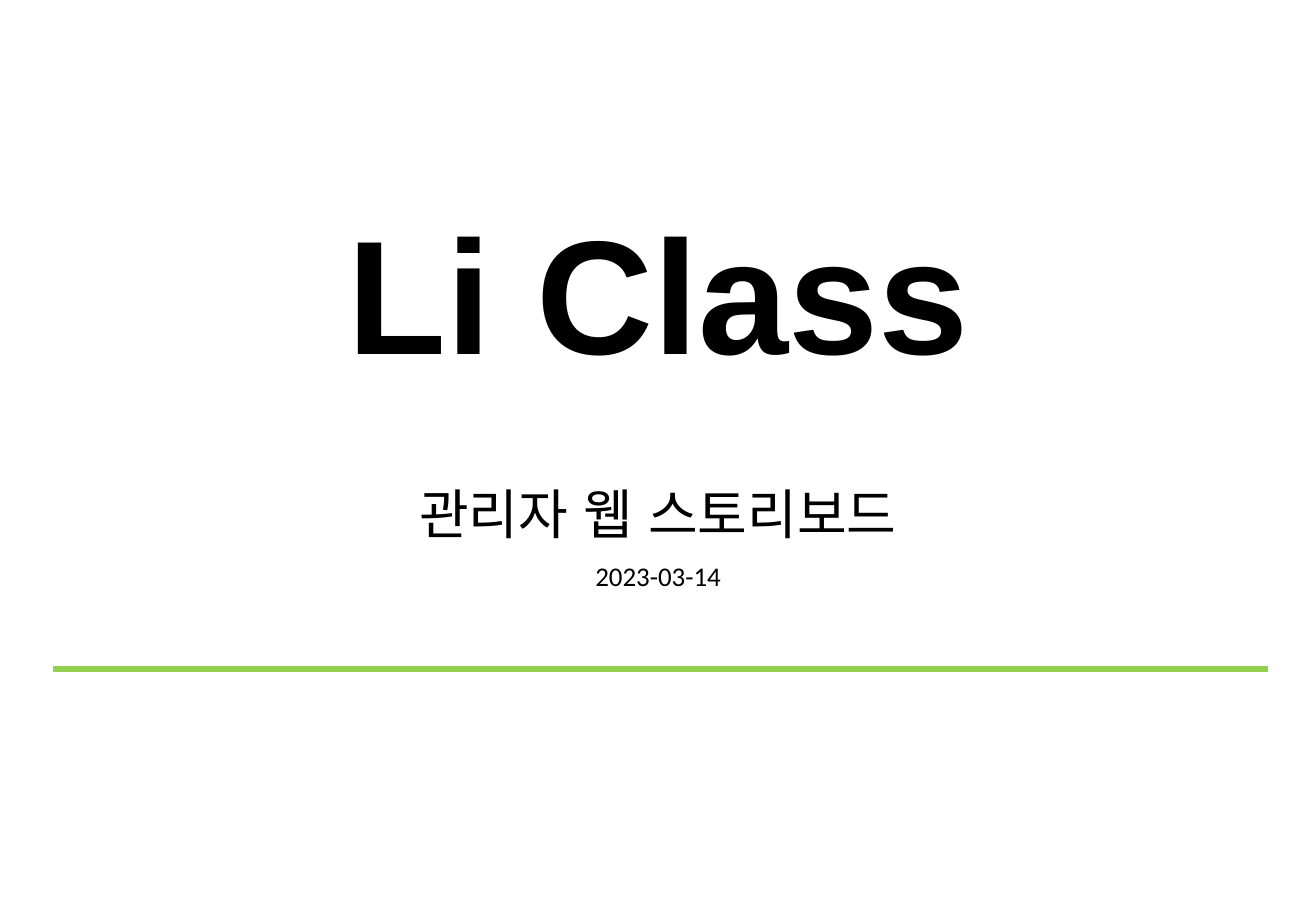
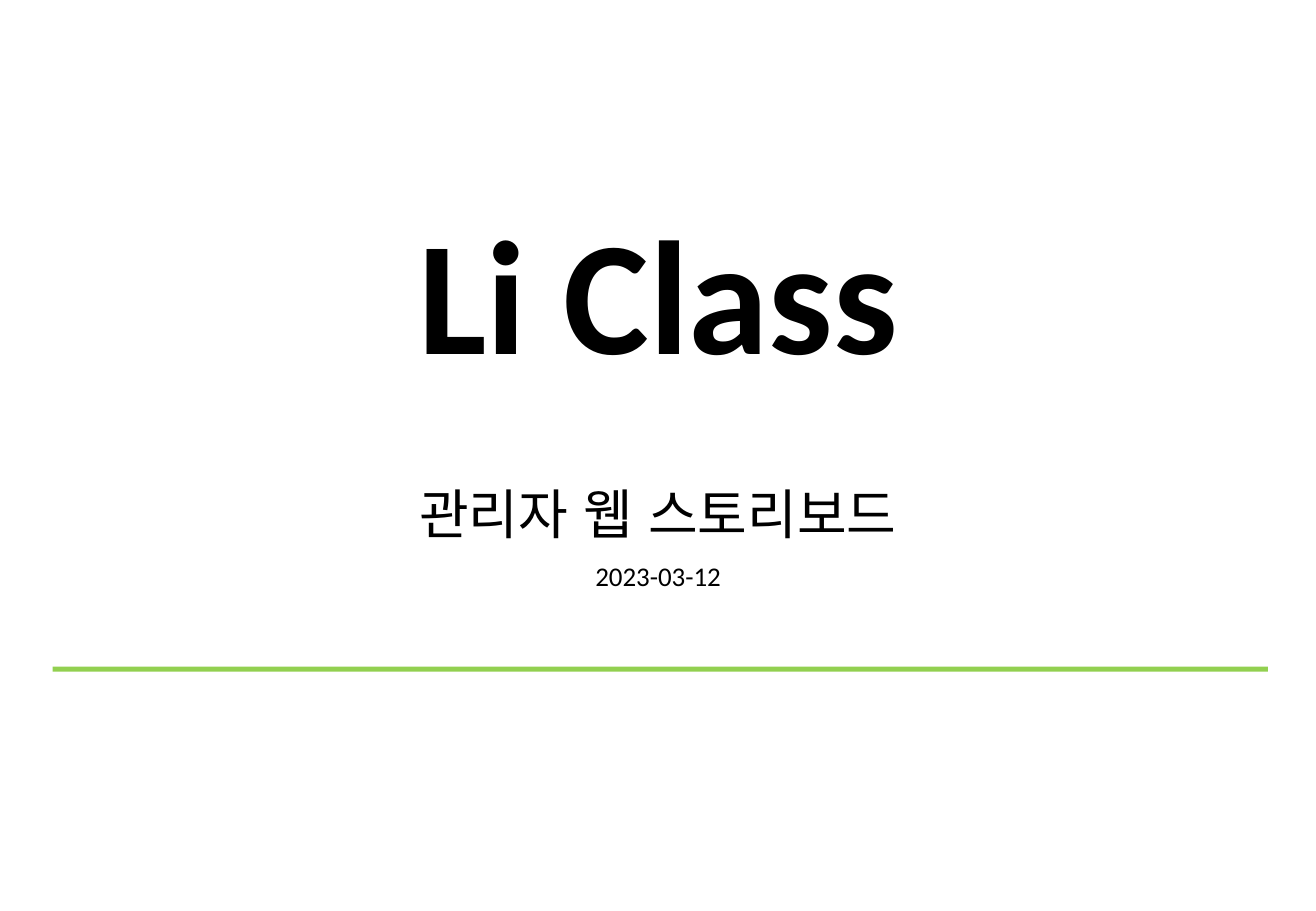
Before and after one commit to jmlim1107/jmlim1107.kh, a slide deck: slide 1 of 스토리보드/3조_스토리보드_20230314_관리자.pptx. Drawn at 1316x911 pixels with LibreOffice and Linux fonts; fonts in the diff are those of the drawing. Boxes give left, top, right and bottom in pixels: in the first picture for what was removed or moved away, otherwise in the second. Text is boxed around its words. In the diff, an @@ line names an element or a change of style, - is before the commit and + after.

```diff
--- a/스토리보드/3조_스토리보드_20230314_관리자.pptx
+++ b/스토리보드/3조_스토리보드_20230314_관리자.pptx
@@ text "Li Class" at <box>418,240,897,356</box>: font Arial to Calibri @@
@@ text at <box>595,568,721,587</box>: text changed @@
-2023-03-14
+2023-03-12
```
Also in this commit, not shown: 18 other slides changed, 3 slides added, 3 other files.
